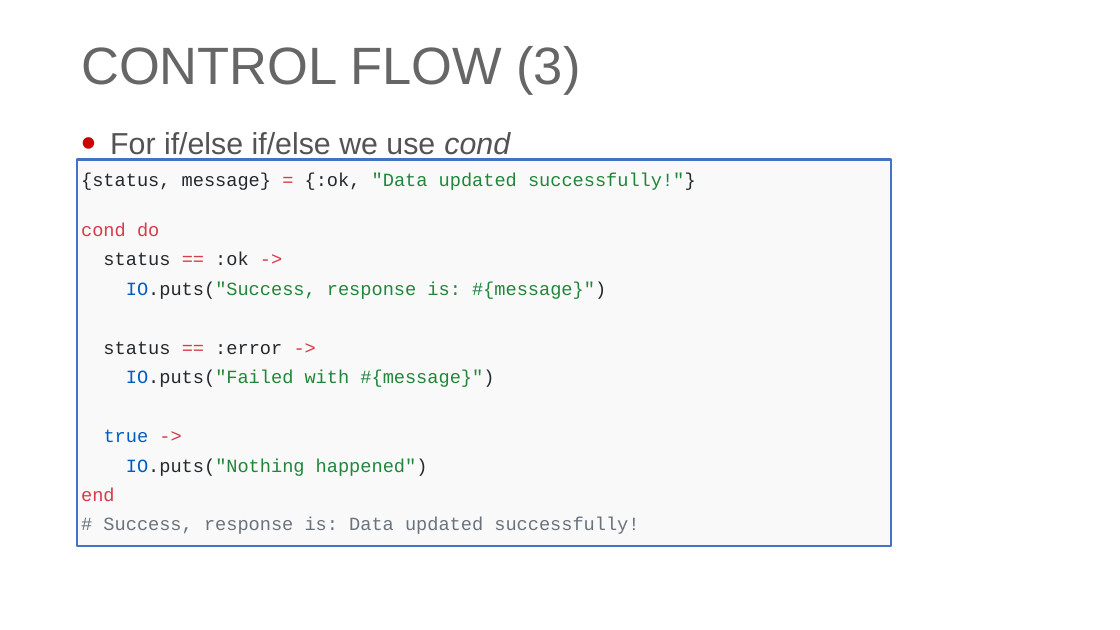
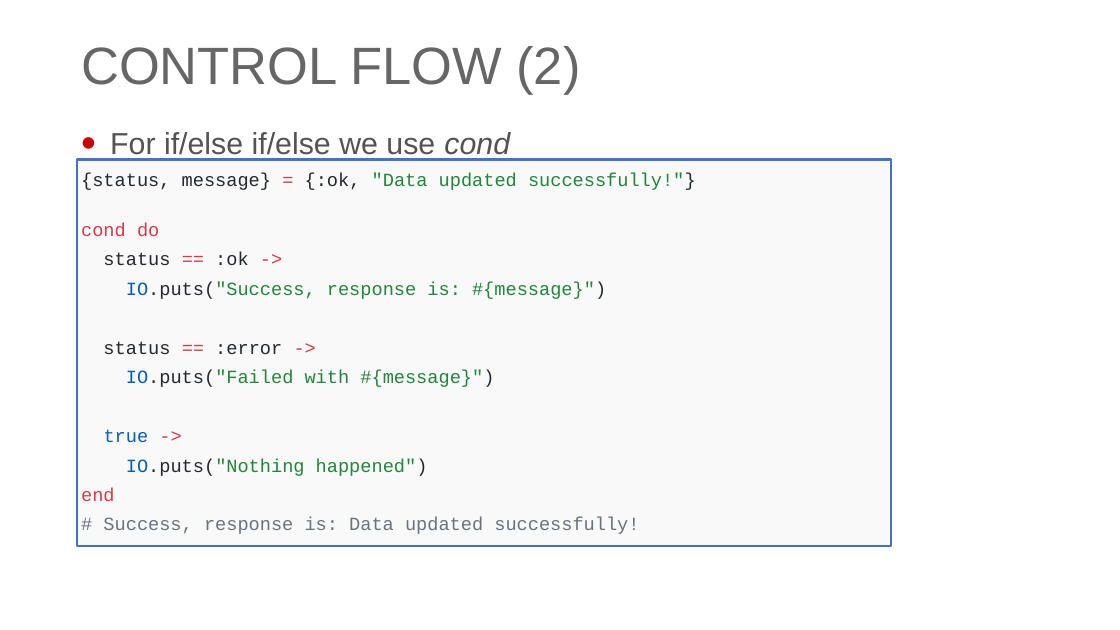
Before and after one commit to georgiyolovski/elixir-workshop, a slide deck: slide 29 of day1/Elixir - Day 1.pptx (slide 22 before the commit). Drawn at 1120x630 pixels with LibreOffice and Linux fonts; fonts in the diff are those of the drawing; background and template pictures are left out. Boxes give left, top, right and bottom in pixels: in the first picture for what was removed or moved away, otherwise in the second. Text is boxed around its words. In the diff, an @@ line names an element or a change of style, - is before the commit and + after.

```diff
--- a/day1/Elixir - Day 1.pptx
+++ b/day1/Elixir - Day 1.pptx
@@ title at (81,46,580,95): text changed @@
-CONTROL FLOW (3)
+CONTROL FLOW (2)
```
Also in this commit, not shown: 6 other slides changed, 3 slides added.
